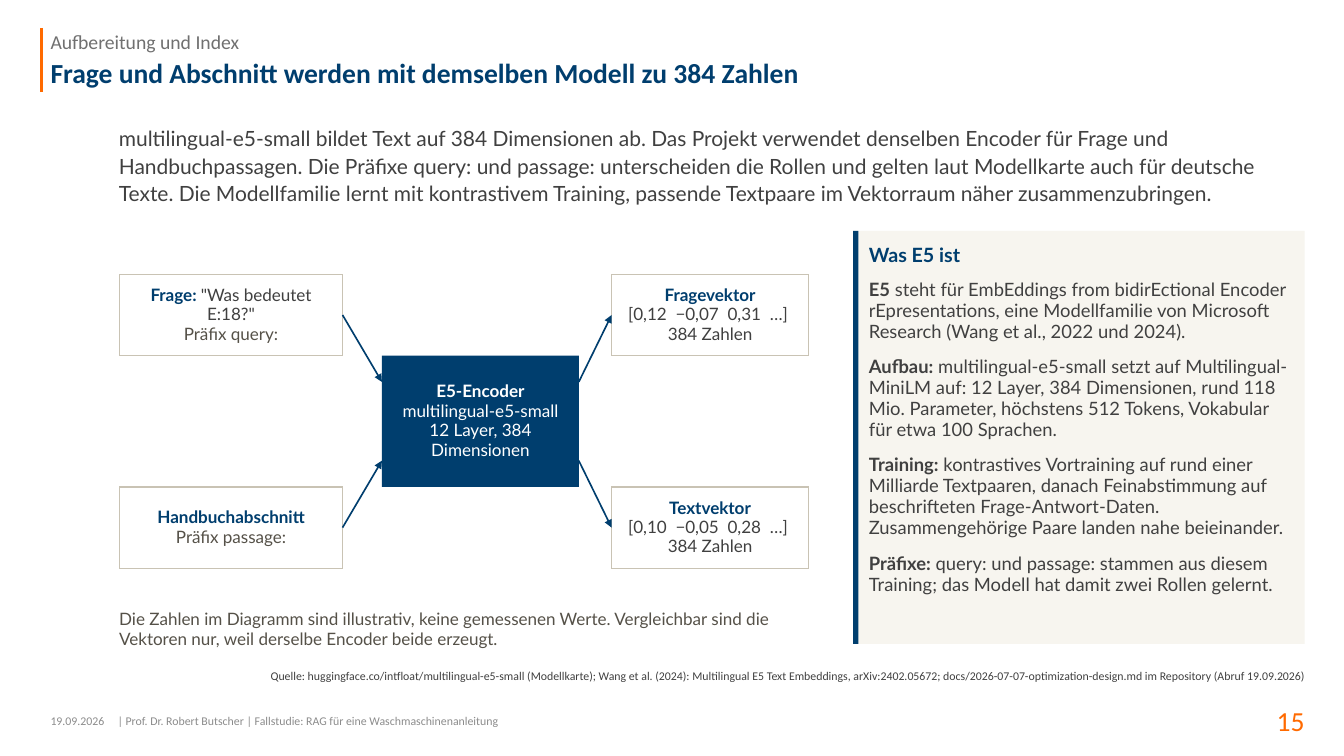
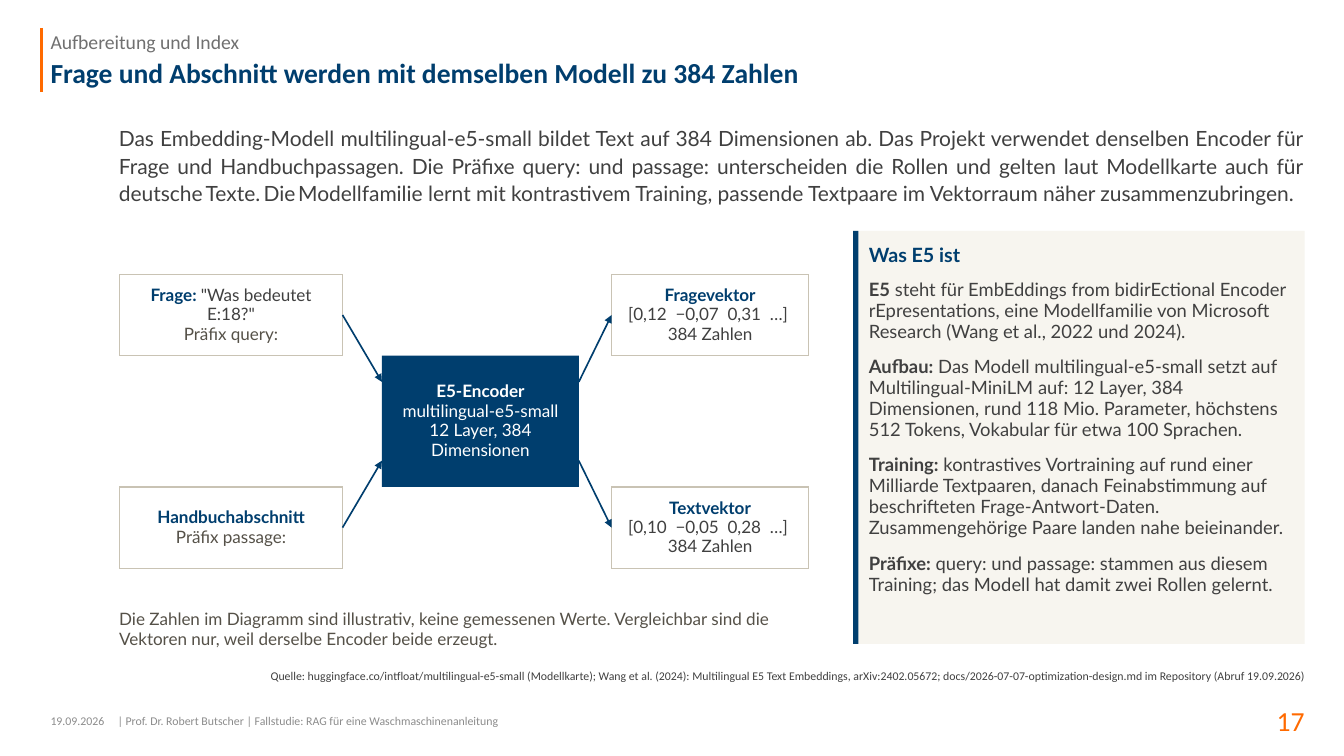
Before and after one commit to swrobuts/SiemensWashingMachineTroubleShooting_LocalLLM, a slide deck: slide 17 of docs/slides/RAG_Waschmaschine_Dokumentation.pptx (slide 15 before the commit). Drawn at 1344x756 pixels with LibreOffice and Linux fonts; fonts in the diff are those of the drawing; background and template pictures are left out. Boxes give left, top, right and bottom in pixels: in the first picture for what was removed or moved away, otherwise in the second. Text is boxed around its words. In the diff, an @@ line names an element or a change of style, - is before the commit and + after.

```diff
--- a/docs/slides/RAG_Waschmaschine_Dokumentation.pptx
+++ b/docs/slides/RAG_Waschmaschine_Dokumentation.pptx
@@ text at box(119, 130, 1304, 205): text changed @@
-multilingual-e5-small bildet Text auf 384 Dimensionen ab. Das Projekt verwendet denselben Encoder für Frage und Handbuchpassagen. Die Präfixe query: und passage: unterscheiden die Rollen und gelten laut Modellkarte auch für deutsche Texte. Die Modellfamilie lernt mit kontrastivem Training, passende Textpaare im Vektorraum näher zusammenzubringen.
+Das Embedding-Modell multilingual-e5-small bildet Text auf 384 Dimensionen ab. Das Projekt verwendet denselben Encoder für Frage und Handbuchpassagen. Die Präfixe query: und passage: unterscheiden die Rollen und gelten laut Modellkarte auch für deutsche Texte. Die Modellfamilie lernt mit kontrastivem Training, passende Textpaare im Vektorraum näher zusammenzubringen.
@@ text in rectangle at box(869, 359, 1277, 439): text changed @@
-Aufbau: multilingual-e5-small setzt auf Multilingual-MiniLM auf: 12 Layer, 384 Dimensionen, rund 118 Mio. Parameter, höchstens 512 Tokens, Vokabular für etwa 100 Sprachen.
+Aufbau: Das Modell multilingual-e5-small setzt auf Multilingual-MiniLM auf: 12 Layer, 384 Dimensionen, rund 118 Mio. Parameter, höchstens 512 Tokens, Vokabular für etwa 100 Sprachen.
@@ page number at box(1277, 713, 1305, 731): text changed @@
-15
+17
```
Also in this commit, not shown: 57 other slides changed, 2 slides added.
